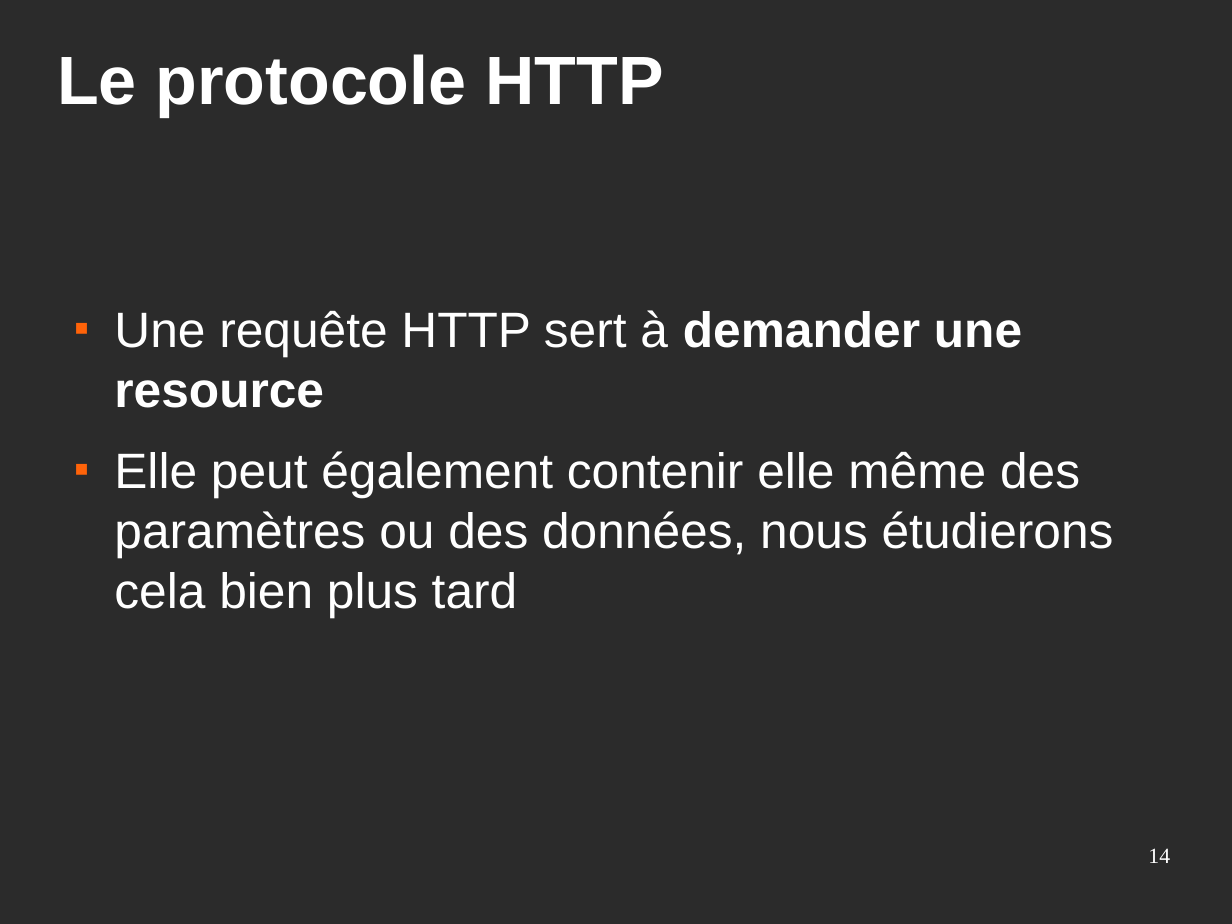
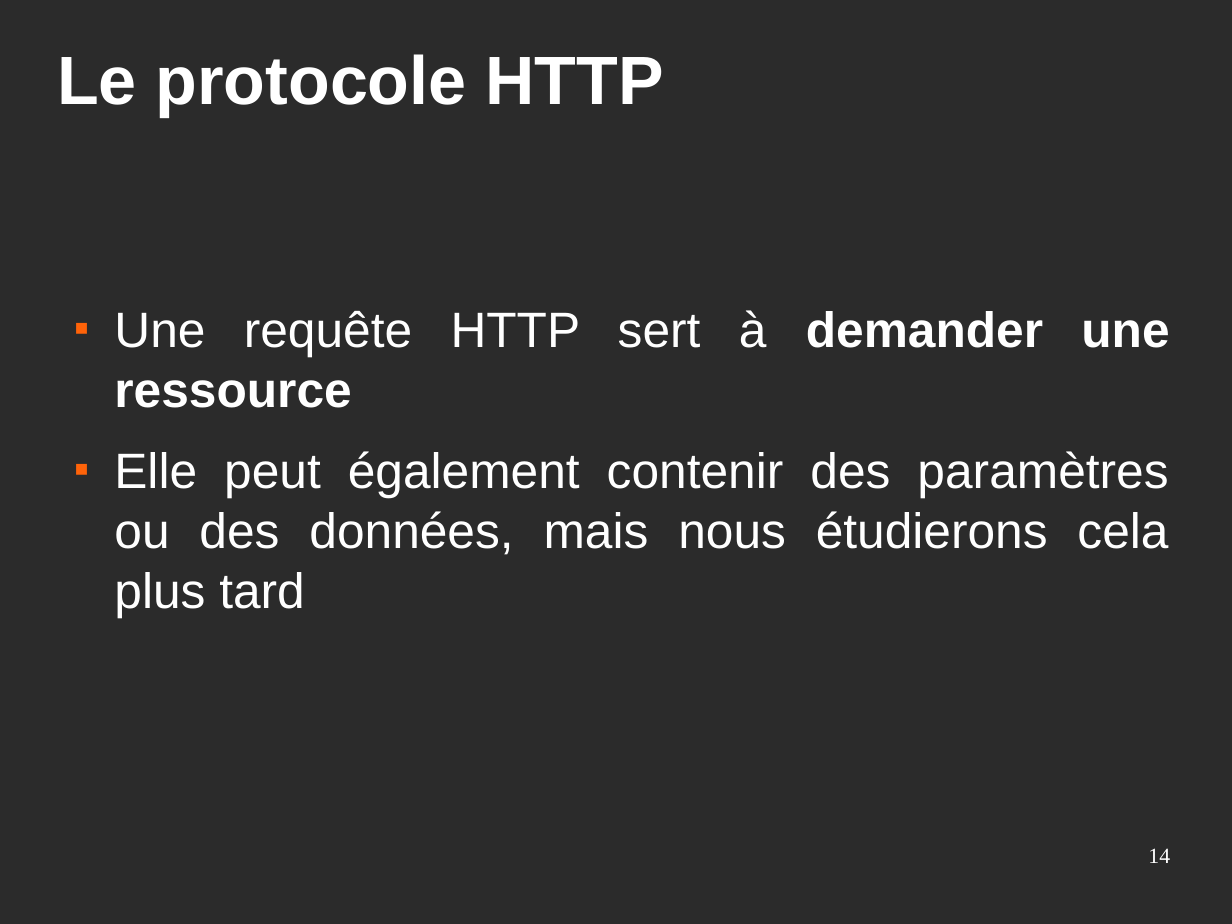
Before and after one commit to Eirbware/Formation, a slide deck: slide 14 of presentations/fondements.odp. Drawn at 1232x924 pixels with LibreOffice and Linux fonts; fonts in the diff are those of the drawing; background and template pictures are left out; a plain dark background stands for a picture behind light text. Boxes give left, top, right and bottom in pixels: in the first picture for what was removed or moved away, otherwise in the second. Text is boxed around its words. In the diff, an @@ line names an element or a change of style, - is before the commit and + after.

```diff
--- a/presentations/fondements.odp
+++ b/presentations/fondements.odp
@@ text at (x1=114, y1=310, x2=1169, y2=617): text changed @@
-■ Une requête HTTP sert à demander une resource
-■ Elle peut également contenir elle même des paramètres ou des données, nous étudierons cela bien plus tard
+■ Une requête HTTP sert à demander une ressource
+■ Elle peut également contenir des paramètres ou des données, mais nous étudierons cela plus tard
```
Also in this commit, not shown: 21 other slides changed, 2 other files.
